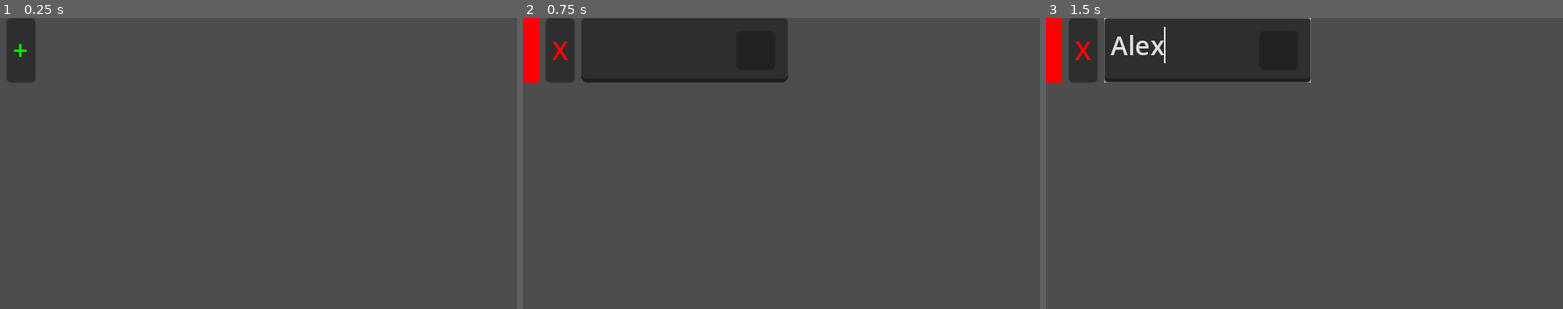
Above: before the commit, frames 1-3 (left to right).
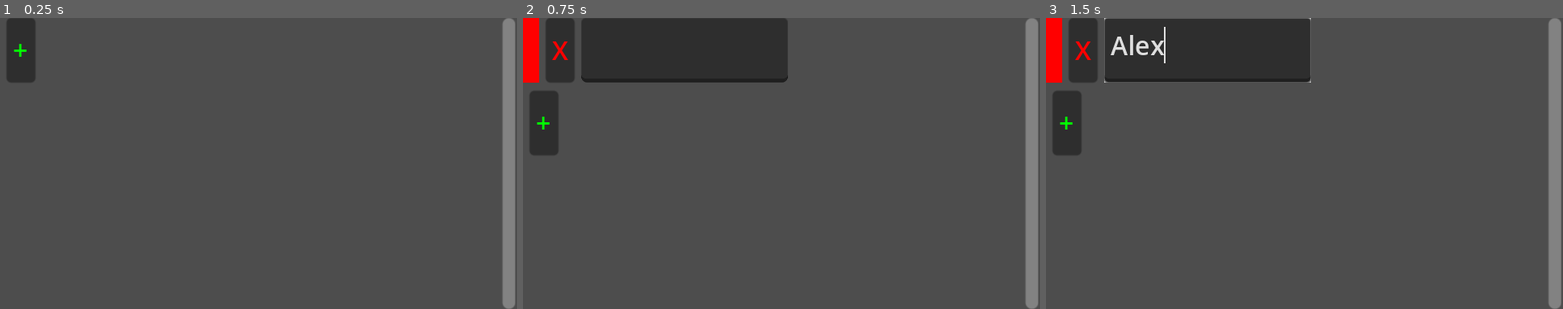
Above: after the commit, the same moments.

Repository: Soul-Frog/monscript
Game: Godot game, scene res://ui/script/script_menu.tscn
The game is run twice, just before and just after one commit, with the same random seed, the same clock (stepped at 60 frames per second) and the same inputs. This scene is started directly instead of the project's main scene.
Inputs (mouse positions are in pixels of both pictures, inside the frame that each line leads up to):
- Up to frame 1 (0.25 s): no input
- Up to frame 2 (0.75 s): click "+" at 0.5 s
- Up to frame 3 (1.5 s): click (1206, 50) at 1.27 s; type "Alex" at 1.35 s

The runs differ from the first frame. In frame 1, 2.5% of the frame differs, in the area x 97-100%, y 0-100%; in frame 2, 3.6%, in the area x 1-100%, y 0-100%; in frame 3, 3.6%.

Commit message:
Scripts can have multiple lines

Diff:
--- a/ui/script/script_dropdown.gd
+++ b/ui/script/script_block.gd
@@ -1,18 +1,19 @@
+class_name ScriptBlock
 extends Control
 
 signal text_changed
 
-var options = ["ERROR"]
-var type
+var options := ["ERROR"]
+var type: ScriptData.Block.Type
 
 # whether this block was valid at one point in time or not
-var was_once_valid = false
+var was_once_valid := false
 
-func assign_type(block_type):
+func assign_type(block_type: ScriptData.Block.Type) -> void:
 	type = block_type
 
 	# get the list of blocks to be added as options
-	var block_list = []
+	var block_list := []
 	match type:
 		ScriptData.Block.Type.IF:
 			block_list = ScriptData.IF_BLOCK_LIST
@@ -33,19 +34,19 @@
 
 	_update_intellisense()
 
-func _ready():
+func _ready() -> void:
 	$Intellisense.visible = false
 
-func _on_dropdown_button_clicked():
+func _on_dropdown_button_clicked() -> void:
 	$Intellisense.visible = not $Intellisense.visible
 
-func _on_intellisense_item_clicked(index, at_position, mouse_button_index):
+func _on_intellisense_item_clicked(index: int, _at_position: Vector2, _mouse_button_index: int) -> void:
 	var selected_suggestion = $Intellisense.get_item_text(index)
 	$TextEdit.text = selected_suggestion
 	$TextEdit.emit_signal("text_changed")
 	$Intellisense.visible = false
 
-func _has_prefix(prefix, s):
+func _has_prefix(prefix: String, s: String) -> bool:
 	if prefix.length() > s.length():
 		return false
 	for i in range(0, prefix.length()):
@@ -53,15 +54,15 @@
 			return false
 	return true
 
-const EXCLUDED_KEYS = [KEY_SPACE, KEY_TAB, KEY_ENTER]
-func _input(event):
+const EXCLUDED_KEYS := [KEY_SPACE, KEY_TAB, KEY_ENTER]
+func _input(event: InputEvent) -> void:
 	# block space and enter inputs to TextEdit
 	if $TextEdit.has_focus():
 		if event is InputEventKey and event.is_pressed():
 			if event.keycode in EXCLUDED_KEYS:
 				get_viewport().set_input_as_handled()
 
-func _on_text_changed():
+func _on_text_changed() -> void:
 	emit_signal("text_changed")
 	_update_intellisense()
 	if is_valid():
@@ -75,7 +76,7 @@
 			$TextEdit.remove_theme_color_override("font_color")
 
 
-func _update_intellisense():
+func _update_intellisense() -> void:
 	$Intellisense.clear()
 	for option in options:
 		if _has_prefix($TextEdit.text.to_lower(), option.to_lower()):
@@ -87,7 +88,7 @@
 	if $TextEdit.text.length() == 0 or is_valid():
 		$Intellisense.visible = false
 
-func is_valid():
+func is_valid() -> bool:
 	for option in options:
 		if option.to_lower() == $TextEdit.text.to_lower():
 			$TextEdit.text = option
@@ -95,8 +96,8 @@
 			return true
 	return false
 
-func next_block_type():
+func next_block_type() -> ScriptData.Block.Type:
 	var block = ScriptData.get_block_by_name($TextEdit.text)
 	if block == null:
-		return null
+		return ScriptData.Block.Type.NONE
 	return block.next_block_type
--- a/ui/script/script_dropdown.tscn
+++ b/ui/script/script_block.tscn
@@ -1,6 +1,6 @@
-[gd_scene load_steps=2 format=3 uid="uid://fv5igvwmd4ob"]
+[gd_scene load_steps=2 format=3 uid="uid://rs2tm8j6camo"]
 
-[ext_resource type="Script" path="res://ui/script/script_dropdown.gd" id="1_5w5ou"]
+[ext_resource type="Script" path="res://ui/script/script_block.gd" id="1_5w5ou"]
 
 [node name="ScriptDropdown" type="Control"]
 custom_minimum_size = Vector2(128, 40)
@@ -17,14 +17,13 @@
 offset_bottom = 40.0
 
 [node name="Intellisense" type="ItemList" parent="."]
-layout_mode = 0
 offset_top = 40.0
 offset_right = 128.0
 offset_bottom = 120.0
 allow_rmb_select = true
 
 [node name="DropdownButton" type="Button" parent="."]
-layout_mode = 0
+visible = false
 offset_left = 96.0
 offset_top = 8.0
 offset_right = 120.0
--- a/ui/script/script_line.gd
+++ b/ui/script/script_line.gd
@@ -1,18 +1,25 @@
+class_name ScriptLine
 extends ScrollContainer
 
-func _ready():
+# emitted when the first block is created on this line
+signal line_started
+
+# emitted when the line is deleted
+signal line_deleted
+
+func _ready() -> void:
 	_recolor_font($Line/GrowLineButton, Global.COLOR_GREEN)
 	_recolor_font($Line/DeleteLineButton, Global.COLOR_RED)
 	_update_controls()
 
-func _recolor_font(node, color):
+func _recolor_font(node: Node, color: Color) -> void:
 	node.add_theme_color_override("font_color", color)
 	node.add_theme_color_override("font_hover_color", color)
 	node.add_theme_color_override("font_focus_color", color)
 	node.add_theme_color_override("font_disabled_color", color)
 	node.add_theme_color_override("font_pressed_color", color)
 
-func _is_each_dropdown_valid():
+func _is_each_block_valid() -> bool:
 	for child in $Line/Blocks.get_children():
 		if child == $Line/GrowLineButton:
 			continue
@@ -20,53 +27,51 @@
 			return false
 	return true
 
-func _last_dropdown():
+func _last_block() -> ScriptBlock:
 	if $Line/Blocks.get_children().size() == 0:
 		return null
 	return $Line/Blocks.get_child($Line/Blocks.get_children().size() - 1)
 
-func _on_grow_line_button_pressed():
-	var previous_dropdown = _last_dropdown()
-	if previous_dropdown != null:
-		_add_block(previous_dropdown.next_block_type())
+func _on_grow_line_button_pressed() -> void:
+	var previous_block: ScriptBlock = _last_block()
+	if previous_block != null:
+		_add_block(previous_block.next_block_type())
 	else:
 		_add_block(ScriptData.Block.Type.IF)
+		emit_signal("line_started")
 	_update_controls()
 
-func _add_block(block_type):
-	var new_dropdown = load("res://ui/script/script_dropdown.tscn").instantiate()
-	new_dropdown.name = "IF"
-	new_dropdown.assign_type(block_type)
-	new_dropdown.text_changed.connect(_on_dropdown_text_changed)
-	$Line/Blocks.add_child(new_dropdown)
+func _add_block(block_type: ScriptData.Block.Type) -> void:
+	var new_block: ScriptBlock = load("res://ui/script/script_block.tscn").instantiate()
+	new_block.name = "IF"
+	new_block.assign_type(block_type)
+	new_block.text_changed.connect(_on_block_text_changed)
+	$Line/Blocks.add_child(new_block)
 	_update_controls()
 
-func _on_delete_line_button_pressed():
-	for child in $Line/Blocks.get_children():
-		$Line/Blocks.remove_child(child)
-		child.queue_free()
+func _on_delete_line_button_pressed() -> void:
+	emit_signal("line_deleted", self)
+
+func _on_block_text_changed() -> void:
 	_update_controls()
 
-func _on_dropdown_text_changed():
-	_update_controls()
-
-func _update_controls():
+func _update_controls() -> void:
 	_update_grow_line_button()
 	_update_delete_line_button()
 	_update_validity_indicator()
 
-func _update_validity_indicator():
+func _update_validity_indicator() -> void:
 	$Line/ValidityIndicator.visible = $Line/Blocks.get_children().size() != 0
-	if not $Line/GrowLineButton.visible and _is_each_dropdown_valid():
+	if not $Line/GrowLineButton.visible and _is_each_block_valid():
 		$Line/ValidityIndicator.color = Global.COLOR_GREEN
 	else:
 		$Line/ValidityIndicator.color = Global.COLOR_RED
 
-func _update_grow_line_button():
-	if _last_dropdown() == null or (_is_each_dropdown_valid() and _last_dropdown().next_block_type() != ScriptData.Block.Type.NONE):
+func _update_grow_line_button() -> void:
+	if _last_block() == null or (_is_each_block_valid() and _last_block().next_block_type() != ScriptData.Block.Type.NONE):
 		$Line/GrowLineButton.visible = true
 	else:
 		$Line/GrowLineButton.visible = false
 
-func _update_delete_line_button():
+func _update_delete_line_button() -> void:
 	$Line/DeleteLineButton.visible = $Line/Blocks.get_children().size() != 0
--- a/ui/script/script_line.tscn
+++ b/ui/script/script_line.tscn
@@ -4,18 +4,21 @@
 
 [node name="LineScroll" type="ScrollContainer"]
 clip_contents = false
-custom_minimum_size = Vector2(320, 0)
-offset_right = 320.0
-offset_bottom = 53.0
+custom_minimum_size = Vector2(310, 41)
+offset_right = 290.0
+offset_bottom = 41.0
+mouse_filter = 2
 vertical_scroll_mode = 3
 script = ExtResource("1_dhjl1")
 
 [node name="Line" type="HBoxContainer" parent="."]
 layout_mode = 2
+mouse_filter = 2
 
 [node name="ValidityIndicator" type="ColorRect" parent="Line"]
 custom_minimum_size = Vector2(10, 10)
 layout_mode = 2
+mouse_filter = 2
 
 [node name="DeleteLineButton" type="Button" parent="Line"]
 layout_mode = 2
@@ -23,6 +26,7 @@
 
 [node name="Blocks" type="HBoxContainer" parent="Line"]
 layout_mode = 2
+mouse_filter = 2
 
 [node name="GrowLineButton" type="Button" parent="Line"]
 custom_minimum_size = Vector2(0, 40)
--- a/ui/script/script_menu.gd
+++ b/ui/script/script_menu.gd
@@ -1,7 +1,20 @@
+class_name ScriptUI
 extends ScrollContainer
 
-func _ready():
+func _ready() -> void:
 	_add_new_line()
 
-func _add_new_line():
-	$Lines.add_child(load("res://ui/script/script_line.tscn").instantiate())
+func _add_new_line() -> void:
+	var line: ScriptLine = load("res://ui/script/script_line.tscn").instantiate()
+	line.line_started.connect(_on_line_started)
+	line.line_deleted.connect(_on_line_deleted)
+	$Lines.add_child(line)
+
+func _on_line_started() -> void:
+	_add_new_line()
+
+func _on_line_deleted(line: ScriptLine) -> void:
+	line.queue_free()
+	$Lines.remove_child(line)
+	if $Lines.get_child_count() == 0:
+		_add_new_line()
--- a/ui/script/script_menu.tscn
+++ b/ui/script/script_menu.tscn
@@ -3,11 +3,15 @@
 [ext_resource type="Script" path="res://ui/script/script_menu.gd" id="1_mpyhe"]
 
 [node name="ScriptHScroll" type="ScrollContainer"]
-offset_right = 320.0
+offset_right = 319.0
 offset_bottom = 180.0
+mouse_filter = 2
 horizontal_scroll_mode = 0
+vertical_scroll_mode = 2
 script = ExtResource("1_mpyhe")
 
 [node name="Lines" type="VBoxContainer" parent="."]
 custom_minimum_size = Vector2(310, 180)
 layout_mode = 2
+size_flags_horizontal = 0
+size_flags_vertical = 0
